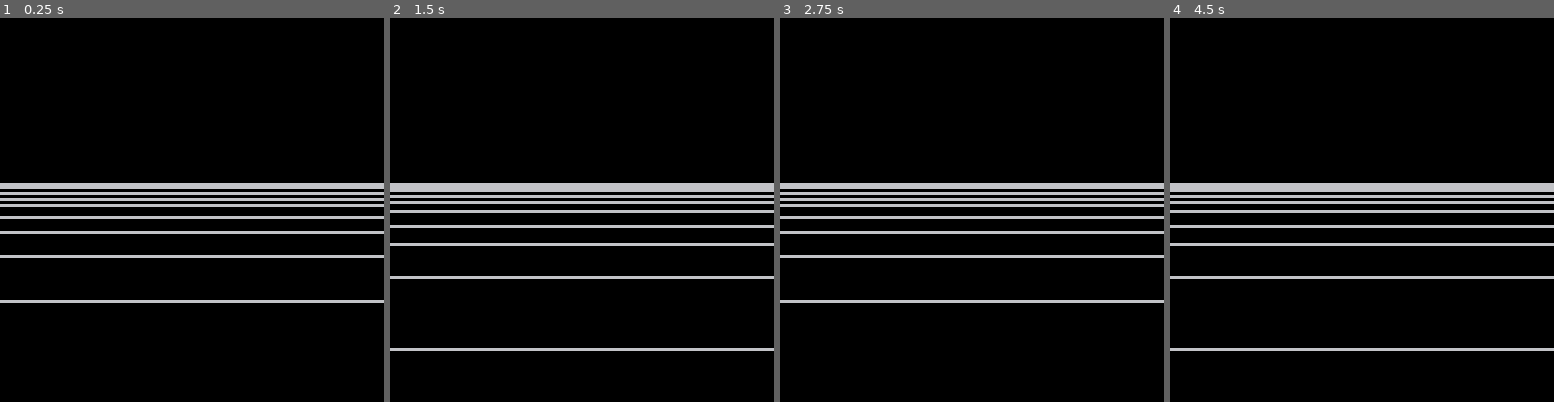
Above: before the commit, frames 1-4 (left to right).
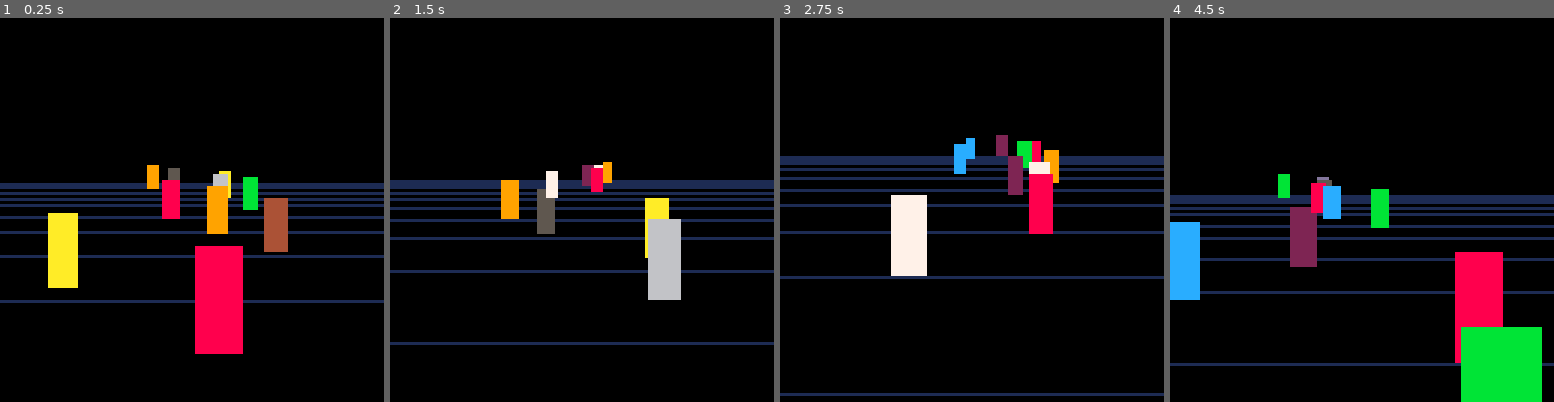
Above: after the commit, the same moments.

Repository: HNE74/pico8
Game: PICO-8 cartridge pseudo3d/pseudo3d.p8
Two runs of this game, one before a commit and one after it. Both use one fixed random seed, a clock stepped at 60 frames per second and the inputs below.
Inputs:
- Up to frame 1 (0.25 s): no input
- Up to frame 2 (1.5 s): tap O (Z key) at 0.33, 0.7, 1.43 s; tap X (X key) at 1.07 s
- Up to frame 3 (2.75 s): hold Left 1.97-2.37 s; tap X (X key) at 2.07, 2.4, 2.73 s; tap O (Z key) at 2.22 s; hold Down from 2.42 s (still down)
- Up to frame 4 (4.5 s): release Down at 2.82 s; hold Right 2.87-3.53 s; tap X (X key) every 0.33 s from 3.07 to 4.4 s; tap O (Z key) at 3.1, 3.98 s; hold Up 3.58-4.08 s; hold Right from 4.13 s (still down)

The runs differ from the first frame. In frame 1, 14% of the frame differs, in the area x 0-100%, y 38-88%; in frame 2, 16%; in frame 3, 16%; in frame 4, 22%, in the area x 0-100%, y 40-100%.

Commit message:
objects added

Diff:
--- a/pseudo3d/pseudo3d.p8
+++ b/pseudo3d/pseudo3d.p8
@@ -1,14 +1,31 @@
 pico-8 cartridge // http://www.pico-8.com
 version 16
 __lua__
-gr_eyex=0
-gr_eyey=-20
-gr_eyez=-50
+eyex=0
+eyey=-20
+eyez=-50
 
 lines={}
+objs={}
 
 function _init()
   init_lines()
+  init_objs()
+end
+
+function init_objs()
+  zp=-800
+  for i=1,10 do
+    ob={}
+    ob.x=-200+flr(rnd(400))
+    ob.y=120
+    ob.w=40
+    ob.h=100
+    ob.clr=1+flr(rnd(14))
+    ob.z=zp
+    zp+=70
+    add(objs,ob)
+  end
 end
 
 function init_lines()
@@ -22,6 +39,15 @@
     add(lines,l)
     zpos-=50
   end
+
+  if (btn(1)) then
+    exex+=5
+    printh("u")
+  end
+  if (btn(2)) then
+    exex-=5
+    printh("d")
+  end
 end
 
 function _draw()
@@ -29,18 +55,21 @@
   for l in all(lines) do
     left=to_screen_coord(l.xl,l.y,l.z)
     right=to_screen_coord(l.xr,l.y,l.z)
-    line(0,left[2],127,right[2])
+    line(0,left[2],127,right[2],1)
+  end
+  for o in all(objs) do
+    topleft=to_screen_coord(o.x-o.w/2,o.y-o.h/2,o.z)
+    btmright=to_screen_coord(o.x+o.w/2,o.y+o.h/2,o.z)
+    rectfill(topleft[1],topleft[2],btmright[1],btmright[2],o.clr)
   end
 end
 
 function to_screen_coord(x,y,z)
   result={}
-  xp=gr_eyez*(x-gr_eyex)/(gr_eyez+z)+gr_eyex
-  yp=gr_eyez*(y-gr_eyey)/(gr_eyez+z)+gr_eyey
+  xp=eyez*(x-eyex)/(eyez+z)+eyex
+  yp=eyez*(y-eyey)/(eyez+z)+eyey
   add(result,xp+64)
   add(result,yp+64)
-  printh(xp)
-  printh(yp)
   return result
 end
 
@@ -49,4 +78,20 @@
     line.z+=10
     if(line.z>0) line.z-=500
   end
+  for o in all(objs) do
+    o.z+=10
+    if(o.z>0) then
+      o.z-=800
+      o.x=-200+flr(rnd(400))
+      o.clr=1+flr(rnd(14))
+    end
+  end
+
+  if (btn(0)) eyex+=1
+  if (btn(1)) eyex-=1
+  if (btn(2)) eyey+=1
+  if (btn(3)) eyey-=1
+  if (btn(4)) eyez+=1
+  if (btn(5)) eyez-=1
+
 end
